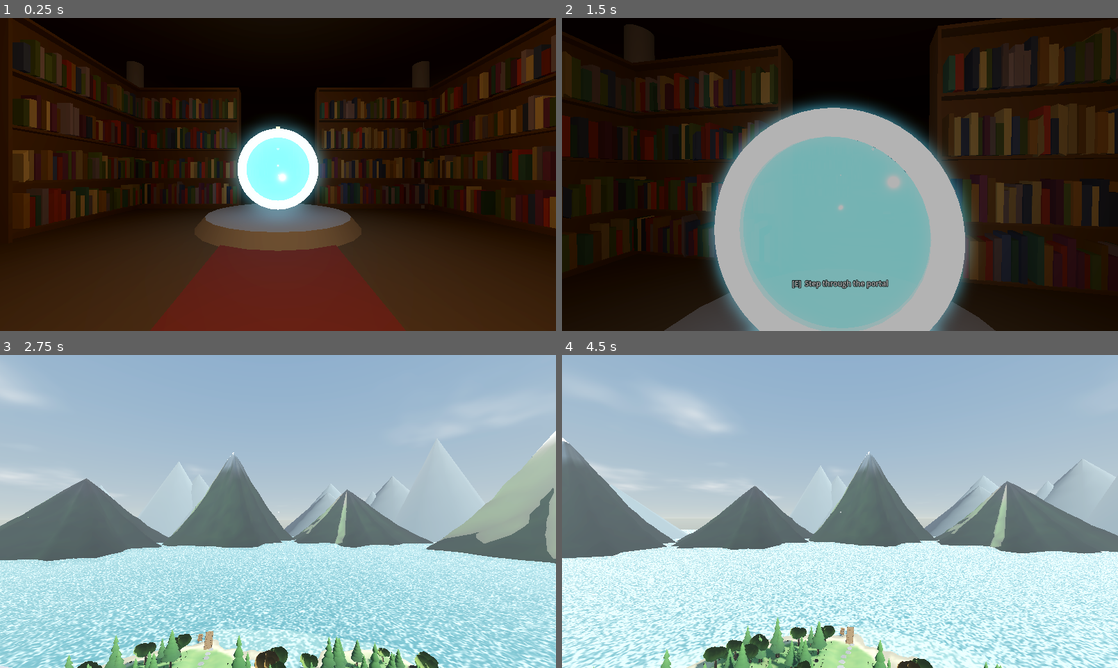
Above: before the commit, frames 1-4 (two rows, left to right).
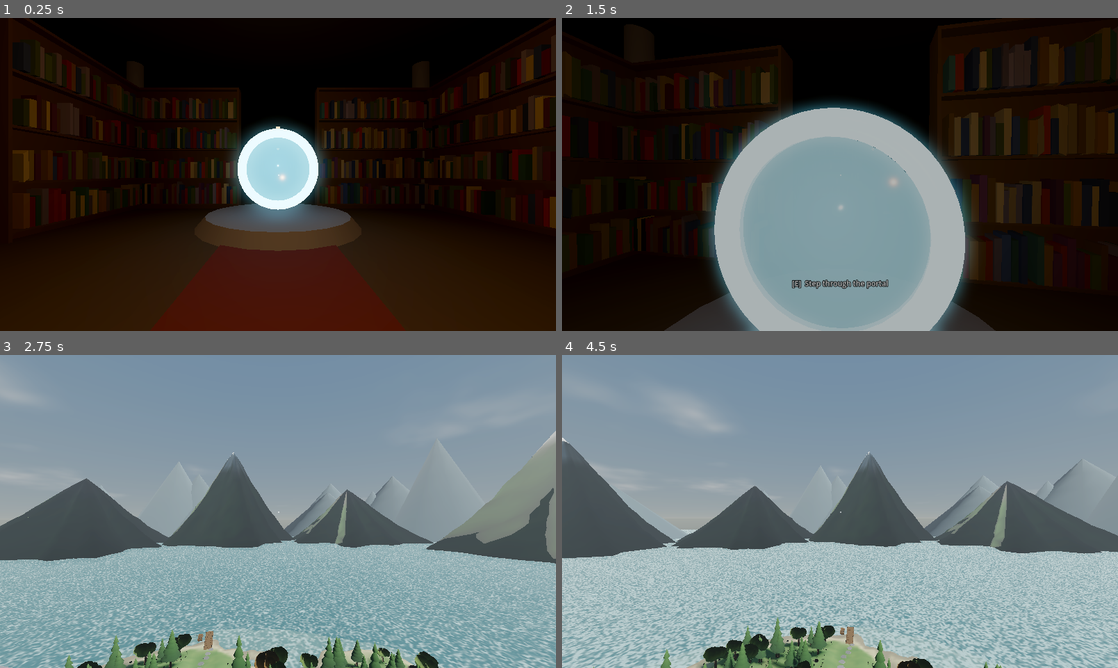
Above: after the commit, the same moments.

Repository: acaylor/isle-of-babel
Game: Godot game, scene res://scenes/library.tscn
The game is run twice, just before and just after one commit, with the same random seed, the same clock (stepped at 60 frames per second) and the same inputs. This scene is started directly instead of the project's main scene.
Inputs (mouse positions are in pixels of both pictures, inside the frame that each line leads up to):
- Up to frame 1 (0.25 s): no input
- Up to frame 2 (1.5 s): tap Enter at 0.5 s; move the mouse to (867, 174) at 0.52 s; hold F (flip) 0.53-1.28 s; hold W (move_forward) from 0.53 s (still down); tap Space (jump) at 0.77, 1.07 s; move the mouse to (812, 174) at 1.27 s; tap E (interact) at 1.35 s
- Up to frame 3 (2.75 s): keep holding W (move_forward); tap Space (jump) at 1.52, 1.82 s; move the mouse to (289, 505) at 2.02 s; hold Shift (sprint) from 2.03 s (still down)
- Up to frame 4 (4.5 s): keep holding W (move_forward); move the mouse to (834, 517) at 2.77 s; release Shift (sprint) at 2.78 s; tap Q (summon) at 2.85 s; tap Space (jump) at 3.02, 3.32, 3.77, 4.07 s; move the mouse to (878, 514) at 3.52 s; hold F (flip) 3.53-4.28 s; move the mouse to (795, 508) at 4.27 s; tap E (interact) at 4.35 s

The runs differ from the first frame. In frame 1, 14% of the frame differs, in the area x 3-99%, y 11-100%; in frame 2, 0.2%; in frame 3, 100%, in the area x 0-100%, y 0-100%; in frame 4, 100%.

Commit message:
Visual fidelity 3+4: forest god-rays, AgX, SSIL, softer shadows
Item 3 - volumetric fog in the old forest: per-light fog volume so the
sun shafts through the canopy and the portal glow pools in the
clearing (anisotropy 0.6, ambient inject so shadowed fog stays
readable, sky_affect 0 to protect the sky shader). The island keeps
its cheap exponential haze.

Item 4 - AgX tonemapper in all three scenes; SSIL joins SSAO outdoors;
sun shadows softened (shadow_blur 1.8, blended splits). SDFGI was
tried on the island and rejected: ~10x wall-clock frame cost in movie
renders and its sky occlusion crushes the flat-shaded canopies to
near black. Comment in island.gd records the decision.

Verified by captures (forest clearing god-rays, jetty rays, island
dock AgX/SSIL vs SDFGI comparison, library crystal under AgX) and the
full smoke suite (SMOKE OK). Starts 0.6.0-alpha.

Co-Authored-By: Claude Fable 5 <noreply@anthropic.com>
Claude-Session: https://claude.ai/code/session_015F88J5raUWELhWR8UkyXCZ

Diff:
--- a/autoload/game.gd
+++ b/autoload/game.gd
@@ -3,7 +3,7 @@
 ## the spawn point the next scene should place the player at, and the
 ## pause menu.
 
-const VERSION := "0.5.0-alpha"
+const VERSION := "0.6.0-alpha"
 const FADE_OUT := 0.45
 const FADE_IN := 0.7
 
--- a/scenes/forest.gd
+++ b/scenes/forest.gd
@@ -321,14 +321,26 @@
 	env.background_mode = Environment.BG_SKY
 	# Heavier cover than the island: the old forest sits under a brooding sky.
 	env.sky = Forge.sky(Color(0.22, 0.39, 0.58), Color(0.72, 0.75, 0.68), Color(0.10, 0.14, 0.14), Color(0.62, 0.66, 0.60), 0.58)
-	env.tonemap_mode = Environment.TONE_MAPPER_FILMIC
+	env.tonemap_mode = Environment.TONE_MAPPER_AGX
 	env.glow_enabled = true
 	env.fog_enabled = true
 	env.fog_light_color = Color(0.68, 0.75, 0.74)
 	env.fog_density = 0.0005
 	# See island.gd: full sky_affect would erase the sky shader's work.
 	env.fog_sky_affect = 0.25
+	# God-rays: the fog volume is lit per-light, so the sun shafts through
+	# the canopy and the portal glow pools in the clearing. Ambient inject
+	# keeps shadowed fog from going pitch black under the trees.
+	env.volumetric_fog_enabled = true
+	env.volumetric_fog_density = 0.02
+	env.volumetric_fog_albedo = Color(0.76, 0.82, 0.80)
+	env.volumetric_fog_anisotropy = 0.6
+	env.volumetric_fog_length = 96.0
+	env.volumetric_fog_ambient_inject = 0.4
+	env.volumetric_fog_sky_affect = 0.0
 	env.ssao_enabled = true
+	# See island.gd for why SSIL rather than SDFGI.
+	env.ssil_enabled = true
 	var we := WorldEnvironment.new()
 	we.environment = env
 	add_child(we)
@@ -338,6 +350,9 @@
 	sun.light_energy = 1.15
 	sun.shadow_enabled = true
 	sun.directional_shadow_max_distance = 170.0
+	sun.directional_shadow_blend_splits = true
+	sun.shadow_blur = 1.8
+	sun.light_volumetric_fog_energy = 1.4
 	add_child(sun)
 	sun.rotation_degrees = Vector3(-34, -140, 0)
 
--- a/scenes/island.gd
+++ b/scenes/island.gd
@@ -176,7 +176,7 @@
 	var env := Environment.new()
 	env.background_mode = Environment.BG_SKY
 	env.sky = Forge.sky(Color(0.23, 0.41, 0.62), Color(0.74, 0.76, 0.70), Color(0.12, 0.16, 0.18), Color(0.66, 0.69, 0.64), 0.45)
-	env.tonemap_mode = Environment.TONE_MAPPER_FILMIC
+	env.tonemap_mode = Environment.TONE_MAPPER_AGX
 	env.glow_enabled = true
 	env.fog_enabled = true
 	env.fog_light_color = Color(0.72, 0.78, 0.83)
@@ -185,6 +185,10 @@
 	# and clouds; keep just enough for horizon haze.
 	env.fog_sky_affect = 0.2
 	env.ssao_enabled = true
+	# SDFGI was tried here and rejected: ~10x frame cost and its sky
+	# occlusion starves the flat-shaded canopies to near black. SSIL gives
+	# the contact-shading win without fighting the aesthetic.
+	env.ssil_enabled = true
 	var we := WorldEnvironment.new()
 	we.environment = env
 	add_child(we)
@@ -194,6 +198,8 @@
 	sun.light_energy = 1.25
 	sun.shadow_enabled = true
 	sun.directional_shadow_max_distance = 160.0
+	sun.directional_shadow_blend_splits = true
+	sun.shadow_blur = 1.8
 	add_child(sun)
 	sun.rotation_degrees = Vector3(-38, -125, 0)
 
--- a/scenes/library.gd
+++ b/scenes/library.gd
@@ -92,7 +92,7 @@
 	env.ambient_light_source = Environment.AMBIENT_SOURCE_COLOR
 	env.ambient_light_color = Color(0.55, 0.45, 0.33)
 	env.ambient_light_energy = 0.4
-	env.tonemap_mode = Environment.TONE_MAPPER_FILMIC
+	env.tonemap_mode = Environment.TONE_MAPPER_AGX
 	env.fog_enabled = true
 	env.fog_light_color = Color(0.05, 0.035, 0.022)
 	env.fog_density = 0.055
Not shown, changed: CHANGELOG.md
Not shown, changed: docs/VISUAL_FIDELITY.md
